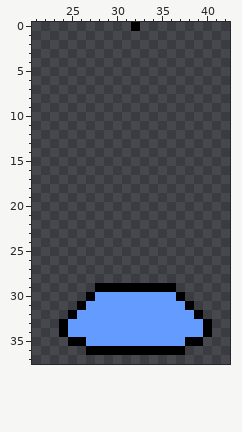
Edited in one commit: pixel-art file (gfx/aseprite/1slot-2.aseprite). Above is the file before it was changed.
64x64 pixels, 1 frame. Shown: x 21..42, y 0..37.
The result:
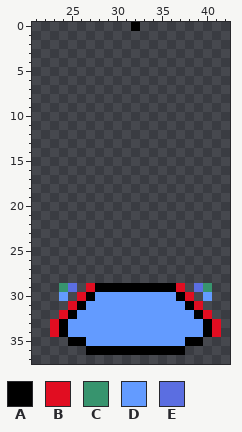
Palette (. is transparent): A #000000  B #e10d21  C #37946e  D #639bff  E #5b6ee1
Change:
Layer "Template":
y 29: x 24..25 .. -> CE; x 27 . -> B; x 37 . -> B; x 39..40 .. -> EC
y 30: x 24 . -> D; x 26 . -> B; x 38 . -> B; x 40 . -> D
y 31: x 25 . -> B; x 39 . -> B
y 32: x 24 . -> B; x 40 . -> B
y 33..34: x 23 . -> B; x 41 . -> B
Changed places in both pictures, as pixel boxes (x1, y1, x2, y2):
added: (50, 283, 95, 337)
added: (176, 283, 221, 337)
